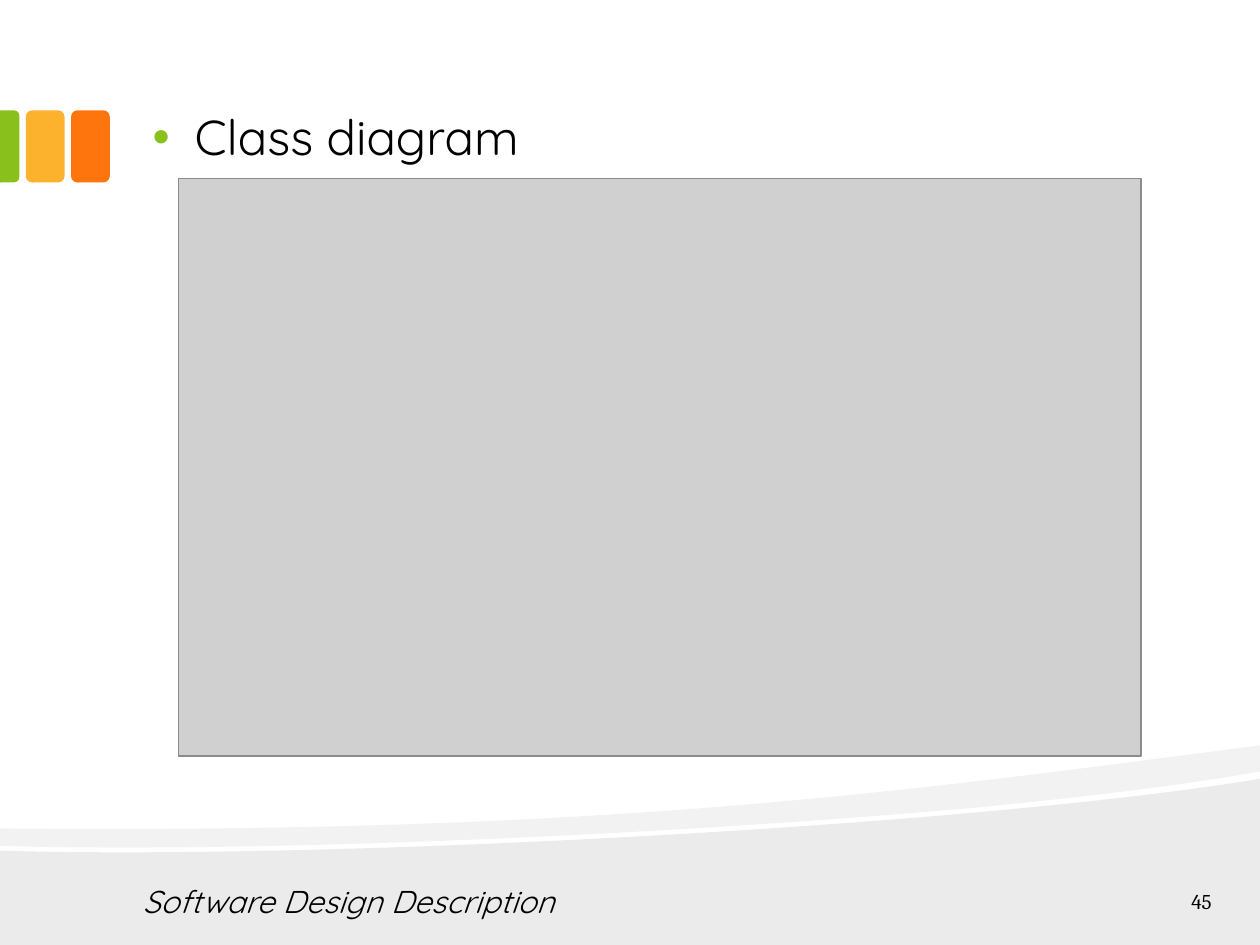
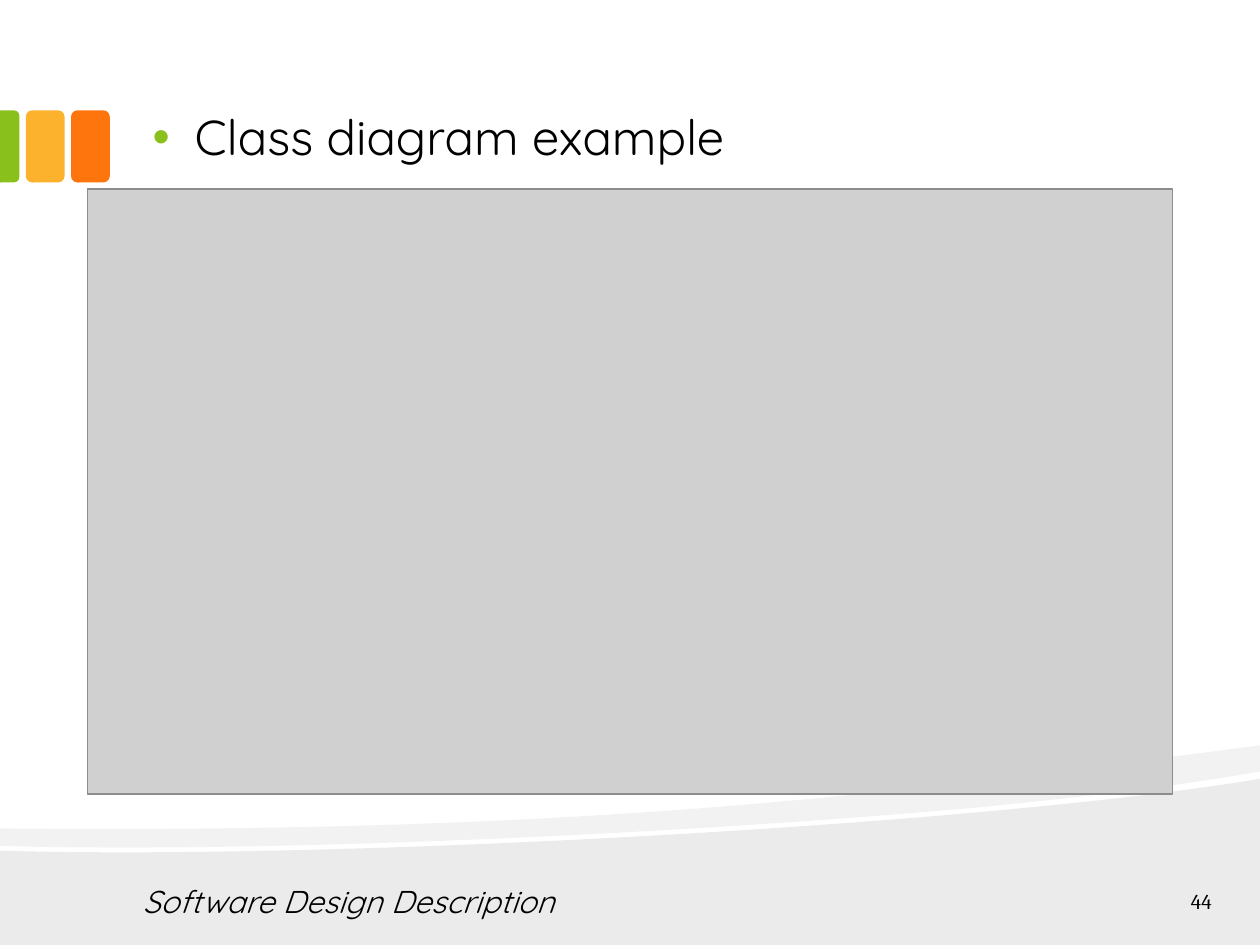
Before and after one commit to hungqcao/Rental-House-Finding, a slide deck: slide 44 of Document/Documentation/Final Document & Report/RHF_Presentation_Final_v1.0.pptx (slide 45 before the commit). Drawn at 1260x945 pixels with LibreOffice and Linux fonts; fonts in the diff are those of the drawing; grey boxes stand for pictures. Boxes give left, top, right and bottom in pixels: in the first picture for what was removed or moved away, otherwise in the second. Text is boxed around its words. In the diff, an @@ line names an element or a change of style, - is before the commit and + after.

```diff
--- a/Document/Documentation/Final Document & Report/RHF_Presentation_Final_v1.0.pptx
+++ b/Document/Documentation/Final Document & Report/RHF_Presentation_Final_v1.0.pptx
@@ text at (195,118,724,165): text changed @@
-• Class diagram
+• Class diagram example
@@ picture: place and size @@
-picture at (179,179,1142,756)
+picture at (87,189,1172,794)
@@ page number at (1191,895,1212,909): text changed @@
-45
+44
```
Also in this commit, not shown: 4 other slides changed, 1 slide removed.
